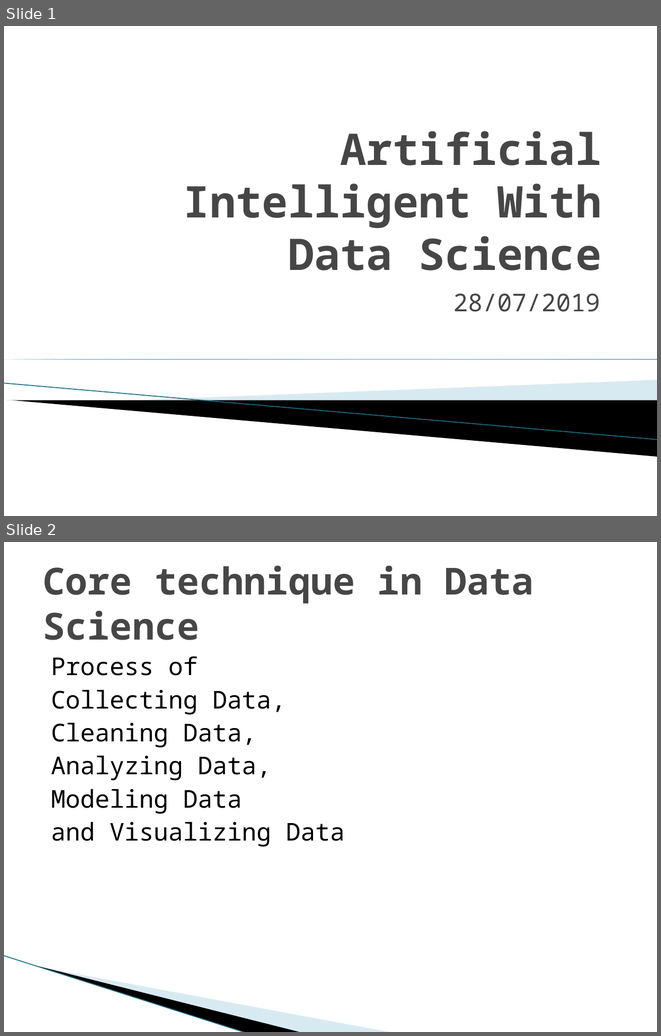
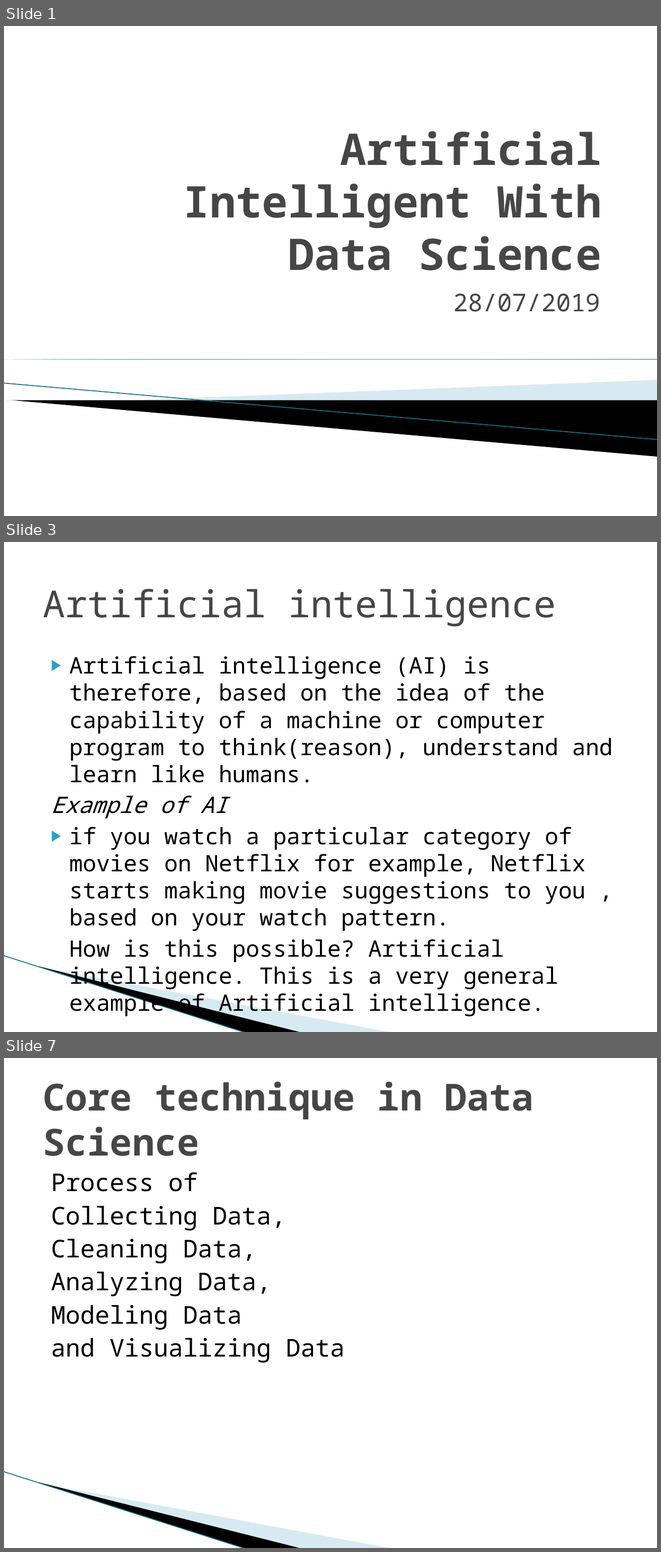
Before and after one commit to vijayakumarSankaran/Hello-GitHub, a slide deck: Artificial Intelligent With DataScience_Presentation.pptx. Shown one above the other, each under a label of ours: slides 1 and 2 before the commit, slides 1, 3 and 7 after it; the slides between them are not shown. The pictures are 661x1036 and 661x1552 pixels, drawn with LibreOffice and Linux fonts; fonts in the diff are those of the drawing; background and template pictures are left out. Boxes give left, top, right and bottom in pixels: in the first picture for what was removed or moved away, otherwise in the second. Text is boxed around its words. In the diff, an @@ line names an element or a change of style, - is before the commit and + after.

```diff
--- a/Artificial Intelligent With DataScience_Presentation.pptx
+++ b/Artificial Intelligent With DataScience_Presentation.pptx
@@ slide 3 added at [4,542,657,1032], background #FFFFFF; not listed: 3 template elements that a slide beside it also shows @@
@@ title added at [43,589,556,626], 41 pt, text #464646 @@
+Artificial intelligence
@@ text added at [51,656,613,1017], 25 pt, text #000000 @@
+▶ Artificial intelligence (AI) is therefore, based on the idea of the capability of a machine or computer program to think(reason), understand and learn like humans.
+Example of AI
+▶ if you watch a particular category of movies on Netflix for example, Netflix starts making movie suggestions to you , based on your watch pattern.
+How is this possible? Artificial intelligence. This is a very general example of Artificial intelligence.
@@ what was slide 2 is now slide 7 @@
```
Also in this commit, not shown: 5 other slides added.
